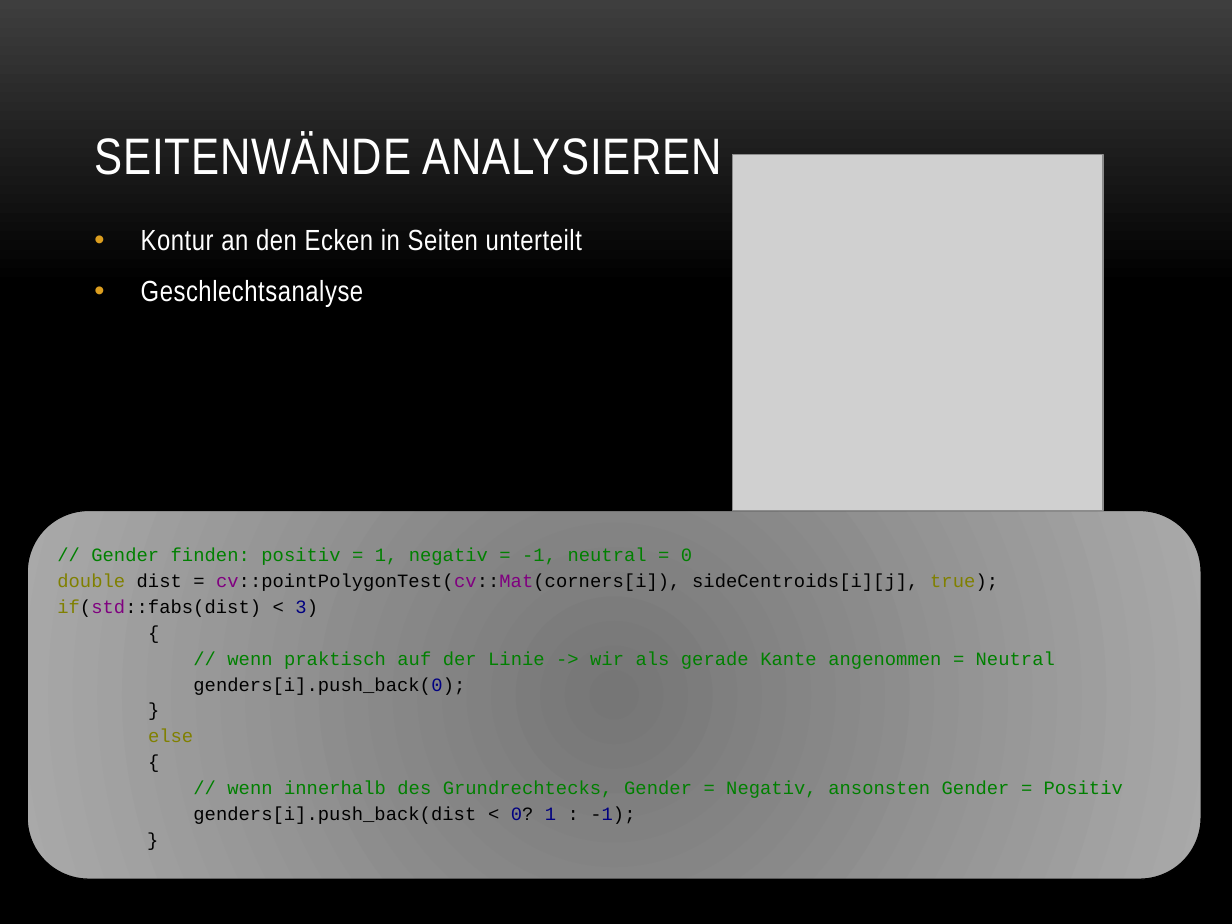
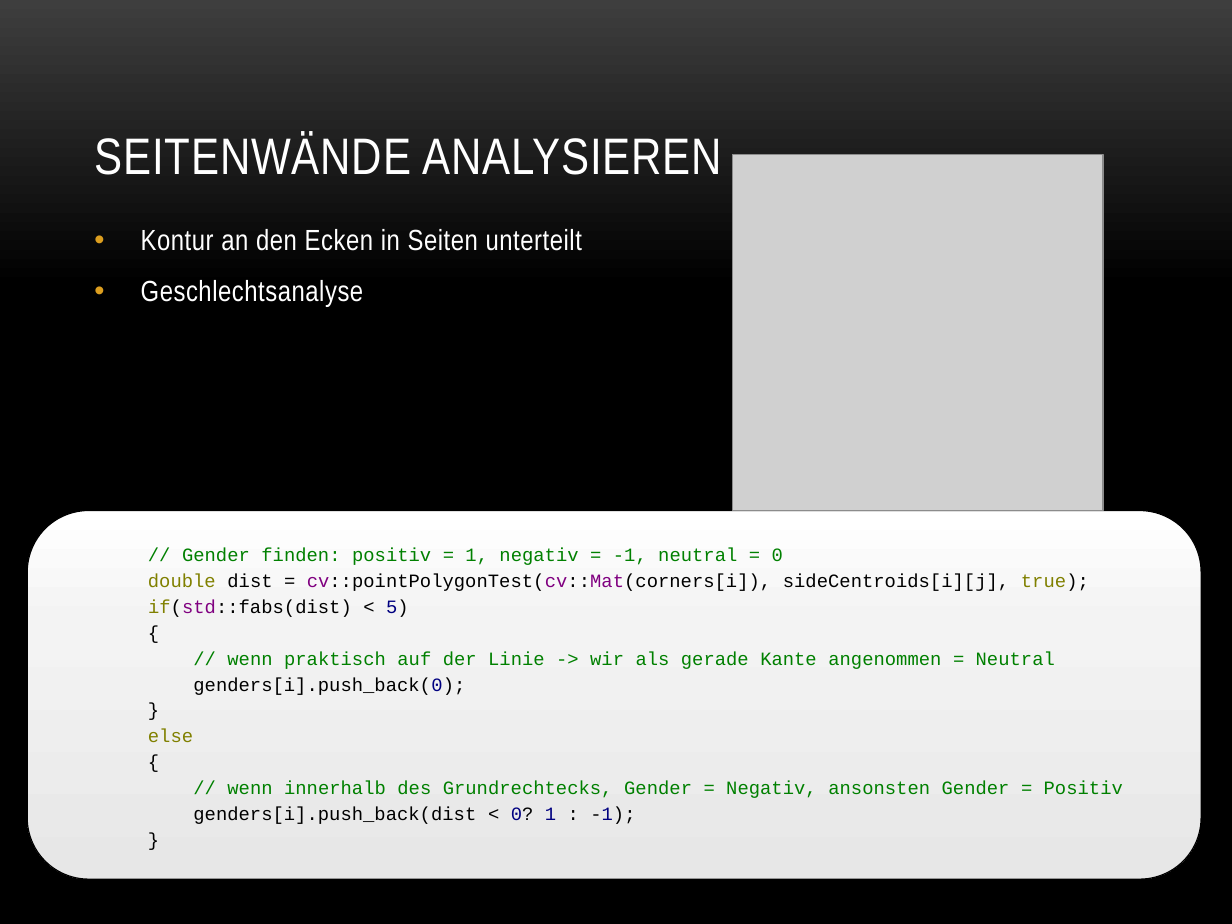
Before and after one commit to baertschi/Puzzle, a slide deck: slide 18 of Doku/Puzzle.pptx. Drawn at 1232x924 pixels with LibreOffice and Linux fonts; fonts in the diff are those of the drawing; grey boxes stand for pictures; background and template pictures are left out. Boxes give left, top, right and bottom in pixels: in the first picture for what was removed or moved away, otherwise in the second. Text is boxed around its words. In the diff, an @@ line names an element or a change of style, - is before the commit and + after.

```diff
--- a/Doku/Puzzle.pptx
+++ b/Doku/Puzzle.pptx
@@ rounded rectangle "// Gender finden: positiv = ..." at [27,510,1201,878]: fill gradient #767676 to #A9A9A9 to gradient #FFFFFF to #F4F4F4 to #E7E7E7 @@
@@ text in rounded rectangle at [148,574,1089,617]: text changed @@
-double dist = cv::pointPolygonTest(cv::Mat(corners[i]), sideCentroids[i][j], true); if(std::fabs(dist) < 3)
+double dist = cv::pointPolygonTest(cv::Mat(corners[i]), sideCentroids[i][j], true);
+if(std::fabs(dist) < 5)
```
Also in this commit, not shown: 9 other slides changed, 2 slides removed, 1 other file.
